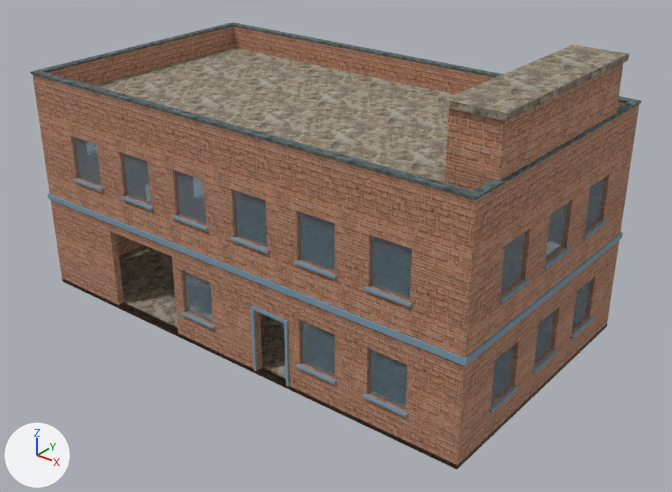
An edit to the glTF model public/fps/br/models/ew-workshop.works-v1.lod1.glb, drawn before and after from the same camera.
Before and after are seen from a camera (50 mm lens) standing at (19.4, -23.4, 17.1) and looking at (1.1, -0.5, 2.9). The axes (+X, +Y, +Z) are drawn at lower left. The lights are the same throughout. The picture after the commit comes second. Where no turn or scale is listed for an object, it has been applied to the vertices. Vertices at exactly the same position are counted once.

In view in the first picture: 'ew-workshop'.
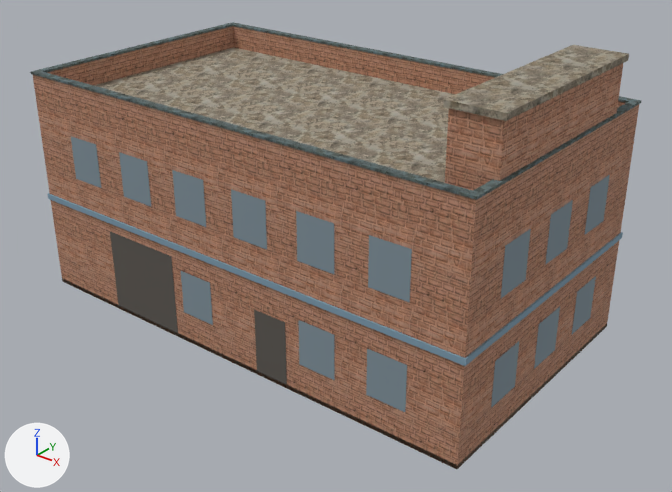
Where the newer file only moved an object's origin or applied its transform, the numbers keep the older frame.

Location of each change, (x1, y1, x2, y2) in pixels of the pictures (672 x 492 px):
part 1 of me_ew_workshop, deleted: before (73, 149, 607, 417)
part 2 of me_ew_workshop, built on (mostly hidden): before (234, 47, 601, 318)
part 3 of me_ew_workshop, built on: before (36, 99, 474, 469); after (257, 323, 287, 385)
part 4 of me_ew_workshop, built on: before (47, 26, 639, 464); after (93, 47, 635, 356)

Edits to the bpy script that builds the scene:
```text
Change me_ew_workshop:
    used by ob_ew_workshop; location = (0.0, 0.0, 5.07)
    remove me_ew_workshop.from_pydata(...)  # 1214 vertices, 2398 faces; spans x -9.1..9.1, y -5.1..5.1, z -5.1..5.1
    add me_ew_workshop.from_pydata(...)  # 306 vertices, 418 faces; spans x -9.1..9.1, y -5.1..5.1, z -5.1..5.1
    me_ew_workshop part 1: 64 loose pieces with 512 vertices, spanning x -9.1..9.1, y -5.1..5.1, z -4.0..1.3, are deleted
    me_ew_workshop part 2: 1 vertex moved within x -2.7, y 5.0, z -4.9; 140 vertices removed from x -7.2..7.2, y 4.8..5.1, z -5.1..2.3
    me_ew_workshop part 3: 1 vertex moved within x 2.7, y -5.0, z -4.9; 136 vertices removed from x -7.2..7.2, y -5.1..-4.8, z -5.1..2.3
    me_ew_workshop part 4: 128 vertices removed from x -9.0..9.0, y -4.8..4.8, z -5.1..2.3; 8 vertices added at x -9.0..9.0, y -4.7..4.7, z 2.3
    remove me_ew_workshop.materials.append(mat_ew_workshop_glass)
```
